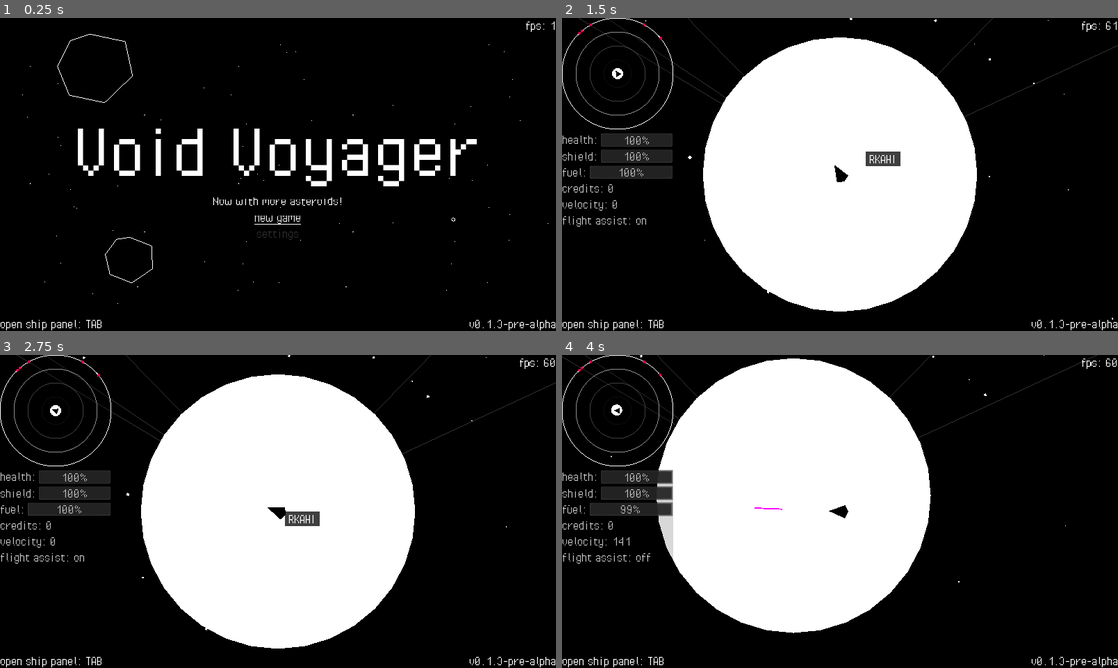
Above: before the commit, frames 1-4 (two rows, left to right).
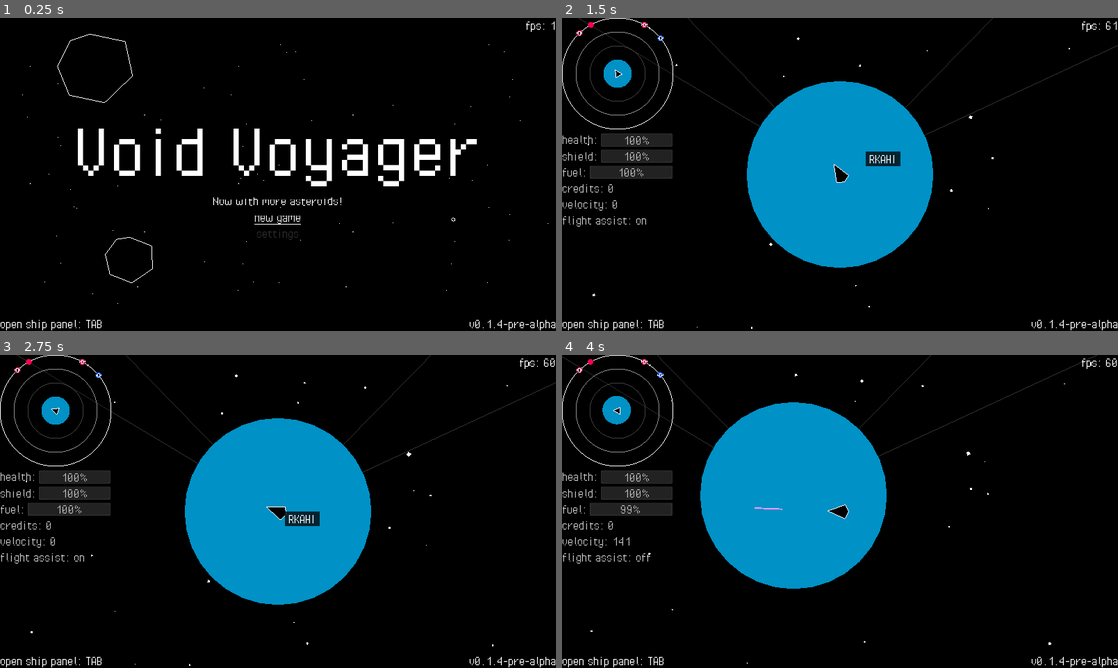
Above: after the commit, the same moments.

Repository: fossqueen/void-voyager-old
Game: Godot game, scene res://main.tscn
Same seed, same stepped clock (60 frames per second), same inputs: the game is played once before the commit and once after it.
Inputs (mouse positions are in pixels of both pictures, inside the frame that each line leads up to):
- Up to frame 1 (0.25 s): no input
- Up to frame 2 (1.5 s): click "new game" at 0.5 s; tap Enter (ui_accept) at 1.25 s; drag from (840, 174) to (895, 105) at 1.27 s
- Up to frame 3 (2.75 s): tap Enter (ui_accept) at 2 s; drag from (166, 527) to (278, 511) at 2.02 s
- Up to frame 4 (4 s): move the mouse to (895, 442) at 2.77 s; hold D (thrust_right) 2.78-3.5 s; hold Enter (ui_accept) 2.78-3.5 s; tap Space (flight_assist) at 2.85 s; click (895, 442) at 2.92 s; drag from (812, 574) to (673, 464) at 3.52 s

The runs differ from the first frame. In frame 1, less than 0.1% of the frame differs, in the area x 89-91%, y 96-100%; in frame 2, 34%; in frame 3, 34%, in the area x 2-92%, y 0-100%; in frame 4, 34%.

Commit message:
Stations generate in galaxy. Stopping point, needs more work before functional

Diff:
--- a/galaxy/galaxy-generator.gd
+++ b/galaxy/galaxy-generator.gd
@@ -8,6 +8,7 @@
 
 const OBJECT_RINGS_CHANCE: int = 25 # % chance of planet spawning rings
 const OBJECT_MOON_CHANCE: int = 25 # % chance of planet spawning moon(s)
+const OBJECT_STATION_CHANCE: int = 50 # % chance of station spawning on objects
 
 const OBJECT_DISTANCE_MIN:float = 4000.00
 const OBJECT_DISTANCE_MAX:float = 12000.00
@@ -17,6 +18,10 @@
 
 const ASTEROID_BELT_CHANCE: int = 5 # % chance of object being an asteroid belt
 const MAX_ALLOWED_BELTS: int = 1 # maximum amount of asteroid belts per system, 1 is optimal for low-spec
+
+const STATION_NAME_POOL: Array = ["Barker", "Atlas", "Springfield", "Alyx", "Apoapsis", "Periapsis", "Brendan", "Preston", "Light", "Blueshift", "Redshift", "Rousseau", "Locke", "Burke", "Argyle", "Devin"]
+const STATION_SUFFIX_POOL: Array = ["Orbital", "Dock", "Station", "Terminal", "Port", "Outpost", "Installation", "Colony", "Reach"]
+
 
 func random_string(length: int) -> String:
 	var characters: String = "ABCDEFGHIJKLMNOPQRSTUVWXYZ"
@@ -49,6 +54,10 @@
 	var moons: bool = true if randi() % 100 + 1 <= OBJECT_MOON_CHANCE else false
 	var moon_type: int = 1 # only 1 type for now, just future-proofing
 	var moon_distance = radius * 10 # need to dial this, sometime gets really weird results
+
+	var has_station: bool = false
+	if not rings:
+		has_station = true if randi() % 100 + 1 <= OBJECT_STATION_CHANCE else false
 
 	var type = "Black Hole" if mass > 1500.00 and radius < 136 else "Terrestrial" if mass > 256.00 else "Gas Giant"
 
@@ -75,6 +84,18 @@
 		"Moons": moons,
 		"MoonType": moon_type,
 		"MoonDistance": moon_distance,
+		"Station": generate_station(moon_distance) if has_station else {"Exists": false},
+	}
+
+
+func generate_station(moon_distance: float) -> Dictionary:
+
+	return {
+		"Exists": true, # keeps track of stations existance, could be useful for destroying systems in the future
+		"Name": STATION_NAME_POOL[randi() % STATION_NAME_POOL.size()] + " " + STATION_SUFFIX_POOL[randi() % STATION_SUFFIX_POOL.size()],
+		"Size": randi() % 2, # 3 sizes, small(0), medium(1), large(2)
+		"Distance": moon_distance * 1.25, #hardcoded distance from planet
+		"State": 0, # hardcoded 'normal' state
 	}
 
 
--- a/global.gd
+++ b/global.gd
@@ -1,7 +1,7 @@
 extends Node
 
 const TITLE: String = "Void Voyager"
-const VERSION: String = "v0.1.3-pre-alpha"
+const VERSION: String = "v0.1.4-pre-alpha"
 
 var player
 var main
--- a/planet/planet-controller.gd
+++ b/planet/planet-controller.gd
@@ -9,9 +9,10 @@
 export var rings: bool = false
 var moons: bool
 var moon_type: int = 1
-var moon_distance = 1000
+var moon_distance = 128
 var system_name
 var gravity = radius / 5.22
+var station = {}
 
 export var rotation_speed: float = 1
 
--- a/planet/planet.gd
+++ b/planet/planet.gd
@@ -13,6 +13,7 @@
 var clouds = load("res://planet/textures/clouds.tscn")
 var asteroid_spawner = load("res://asteroid/asteroid-spawner.tscn")
 var moon_spawner = load("res://planet/moon.tscn")
+var station_spawner = load("res://station/station.tscn")
 export var debug_color: Color
 
 var radar_icon = "planet"
@@ -71,6 +72,15 @@
 		spawn_moon.distance = parent.moon_distance
 		spawn_moon.rotation = deg2rad(rand_range(0, 360))
 		add_child(spawn_moon)
+	if not parent.station == {}:
+		if parent.station["Exists"] == true:
+			var new_station = station_spawner.instance()
+			new_station.station_name = parent.station["Name"]
+			new_station.station_distance = parent.station["Distance"]
+			new_station.station_size = parent.station["Size"]
+			new_station.station_state = parent.station["State"]
+			add_child(new_station)
+
 
 # signals
 func _on_Body_mouse_entered():
--- a/player/player.gd
+++ b/player/player.gd
@@ -139,6 +139,33 @@
 		reset_state = false
 
 
+func dock(station_controller: Node) -> void:
+	set_deferred("mode", MODE_KINEMATIC)
+	$CollisionPolygon2D.disabled = true
+	set_process(false)
+	set_process_input(false)
+	set_process_unhandled_input(false)
+	hide()
+	$UI.radar.hide()
+	$UI.player_stats.hide()
+	camera.current = false
+	station_controller.camera.current = true
+
+
+func undock(station_position: Vector2, station_controller: Node) -> void:
+	global_position = station_position
+	$CollisionPolygon2D.disabled = false
+	set_process(true)
+	set_process_input(true)
+	set_process_unhandled_input(true)
+	set_deferred("mode", MODE_RIGID)
+	show()
+	$UI.radar.show()
+	$UI.player_stats.show()
+	station_controller.current = false
+	camera.current = true
+
+
 func set_variables() -> void:
 	Global.player = self
 	$UI/Radar.player = self
--- a/ships/modules/pulse-laser/laser.tscn
+++ b/ships/modules/pulse-laser/laser.tscn
@@ -10,14 +10,14 @@
 collision_layer = 0
 monitorable = false
 script = ExtResource( 1 )
-color = Color( 100, 0, 100, 1 )
+color = Color( 1.3, 0.6, 1.3, 1 )
 length = 64
 speed = 300
 
 [node name="Line2D" type="Line2D" parent="."]
 points = PoolVector2Array( 64, 0, 0, 0 )
 width = 3.0
-default_color = Color( 100, 0, 100, 1 )
+default_color = Color( 1.3, 0.6, 1.3, 1 )
 
 [node name="CollisionShape2D" type="CollisionShape2D" parent="."]
 position = Vector2( 32, 0 )
--- /dev/null
+++ b/station/station-object.gd
@@ -0,0 +1,7 @@
+extends Area2D
+
+var radar_icon = "station"
+
+
+func _draw():
+	draw_circle(Vector2.ZERO, 64, Color.orchid)
--- a/station/station.gd
+++ b/station/station.gd
@@ -1,23 +1,26 @@
 extends Node2D
 
-const STATION_NAME_POOL: Array = ["Barker", "Atlas", "Springfield", "Alyx", "Apoapsis", "Periapsis", "Brendan", "Preston", "Reach", "Light", "Blueshift", "Redshift", "Rousseau", "Locke", "Burke"]
-const STATION_SUFFIX_POOL: Array = ["Orbital", "Dock", "Station", "Terminal", "Port", "Outpost", "Installation", "Colony"]
+
 const STATION_MAX_HEALTH: int = 1000
-const RADAR_ICON: String = "station"
 
 enum STATE { normal, construction, emergency, repair }
 enum REPUTATION { hostile, disliked, neutral, liked, admired }
 enum SIZE { small, medium, large } # will influence commodity quantites and mission types eventually
 enum MISSION_TYPES { bounty, courier, passenger, source, explore }
 
-var station_name: String
+var station_name: String = ""
 var station_health: float
+var station_distance: float
+
 export(SIZE) var station_size: int = SIZE.small
 export(STATE) var station_state: int = STATE.normal
 
 onready var ui = $StationUI
+onready var station = $Station
+onready var camera = $Station/Camera
 
 var available_missions: Array = []
+var mouse_entered: bool = false
 
 
 func generate_mission(): # will generate missions based on a number of variables
@@ -26,13 +29,13 @@
 	#var mission_type = 0 # comment out, used to test specific mission types
 
 	if mission_type == MISSION_TYPES.bounty:
-		print("Generating bounty mission...")
+		print("Station: Generating bounty mission...")
 
 		var target_quantity = randi() % 10 # random quantity of bounties, could work reputation into this calculation
 
 		var reward = target_quantity * 10000 # hardcoded 10k credits per bounty
 
-		print("Destroy %s pirates. Reward: %s credits." % [target_quantity, reward])
+		print("Mission: Destroy %s pirates. Reward: %s credits." % [target_quantity, reward])
 
 		return{
 			"Type": mission_type,
@@ -43,21 +46,21 @@
 		}
 
 	if mission_type == MISSION_TYPES.courier:
-		print("Generating courier mission...")
+		print("Station: Generating courier mission...")
 		return{
 			"Title": "Courier Job",
 			"Reward": "0 credits",
 		}
 
 	if mission_type == MISSION_TYPES.passenger:
-		print("Generating passenger mission...")
+		print("Station: Generating passenger mission...")
 		return{
 			"Title": "Passenger Request",
 			"Reward": "0 credits",
 		}
 
 	if mission_type == MISSION_TYPES.source:
-		print("Generating source mission...")
+		print("Station: Generating source mission...")
 
 		var BASE_REWARD: int = 10
 
@@ -71,7 +74,7 @@
 
 		var reward = BASE_REWARD * target_quantity * Items.DATABASE[target_item]["Cost"] # reward based on quantity and cost of item
 
-		print("Source %s units of %s. Reward: %s credits." % [target_quantity , Items.DATABASE[target_item]["Name"], reward])
+		print("Mission: Source %s units of %s. Reward: %s credits." % [target_quantity , Items.DATABASE[target_item]["Name"], reward])
 
 		return {
 			"Type": mission_type,
@@ -82,7 +85,7 @@
 		}
 
 	if mission_type == MISSION_TYPES.explore:
-		print("Generating exploration mission...")
+		print("Station: Generating exploration mission...")
 		return{
 			"Title": "Exploration Contract",
 			"Reward": "0 credits",
@@ -98,3 +101,31 @@
 
 	ui.available_missions = available_missions
 	ui.refresh_missions()
+	$Station.position.x = station_distance
+
+
+func _physics_process(_delta):
+	rotation += 0.00005
+
+
+func _draw():
+	draw_arc(Vector2.ZERO, station_distance, 0, deg2rad(360), 100, Color(1, 1, 1, 0.1))
+
+
+func _unhandled_input(event):
+	if event.is_action_pressed("ui_accept") and mouse_entered and station.global_position.distance_to(Global.player.global_position) < 360:
+		ui.show()
+		Global.player.dock(self)
+
+
+func _on_Station_mouse_entered():
+	mouse_entered = true
+
+	$UI/ToolTip/Label.text = station_name + "\nPress ENTER to dock."
+	$UI/ToolTip.show()
+
+
+func _on_Station_mouse_exited():
+	mouse_entered = false
+
+	$UI/ToolTip.hide()
--- a/station/station.tscn
+++ b/station/station.tscn
@@ -1,9 +1,32 @@
-[gd_scene load_steps=3 format=2]
+[gd_scene load_steps=6 format=2]
 
 [ext_resource path="res://station/station.gd" type="Script" id=1]
 [ext_resource path="res://station/ui/station-ui.tscn" type="PackedScene" id=2]
+[ext_resource path="res://station/station-object.gd" type="Script" id=3]
+[ext_resource path="res://ui/tooltip/tooltip.tscn" type="PackedScene" id=4]
 
-[node name="Station" type="Node2D" groups=["station"]]
+[sub_resource type="CircleShape2D" id=1]
+radius = 256.0
+
+[node name="StationController" type="Node2D" groups=["station"]]
 script = ExtResource( 1 )
 
 [node name="StationUI" parent="." instance=ExtResource( 2 )]
+visible = false
+
+[node name="UI" type="CanvasLayer" parent="."]
+
+[node name="ToolTip" parent="UI" instance=ExtResource( 4 )]
+visible = false
+
+[node name="Station" type="Area2D" parent="." groups=["radar_objects"]]
+script = ExtResource( 3 )
+
+[node name="Collider" type="CollisionShape2D" parent="Station"]
+shape = SubResource( 1 )
+
+[node name="Camera" type="Camera2D" parent="Station"]
+zoom = Vector2( 4, 4 )
+
+[connection signal="mouse_entered" from="Station" to="." method="_on_Station_mouse_entered"]
+[connection signal="mouse_exited" from="Station" to="." method="_on_Station_mouse_exited"]
--- a/station/ui/station-ui.gd
+++ b/station/ui/station-ui.gd
@@ -3,8 +3,14 @@
 onready var mission_scene = load("res://station/ui/mission.tscn")
 
 onready var available_missions_list = $Margin/Body/Missions/Available/Scroll/List
+onready var station_name = $Margin/Body/StationName
 
 var available_missions = []
+
+
+func _ready():
+	station_name.text = get_parent().station_name
+
 
 func refresh_missions():
 	for contract in available_missions:
@@ -12,3 +18,8 @@
 		new_mission.title = contract["Title"]
 		new_mission.reward = str(contract["Reward"]) + " credits"
 		available_missions_list.add_child(new_mission)
+
+
+func _on_Close_pressed():
+	hide()
+	Global.player.undock(get_parent().station.global_position, get_parent().camera)
--- a/station/ui/station-ui.tscn
+++ b/station/ui/station-ui.tscn
@@ -6,7 +6,7 @@
 [ext_resource path="res://station/ui/station-ui.gd" type="Script" id=4]
 
 [sub_resource type="StyleBoxFlat" id=1]
-bg_color = Color( 0, 0, 0, 1 )
+bg_color = Color( 0, 0, 0, 0.5 )
 border_width_left = 1
 border_width_top = 1
 border_width_right = 1
@@ -240,3 +240,20 @@
 margin_right = 421.0
 margin_bottom = 32.0
 text = "Decline"
+
+[node name="Close" type="HBoxContainer" parent="."]
+anchor_right = 1.0
+margin_top = 32.0
+margin_right = -32.0
+margin_bottom = 20.0
+theme = ExtResource( 2 )
+alignment = 2
+
+[node name="Close" type="Button" parent="Close"]
+margin_left = 1218.0
+margin_right = 1248.0
+margin_bottom = 32.0
+text = " X "
+flat = true
+
+[connection signal="pressed" from="Close/Close" to="." method="_on_Close_pressed"]
--- a/system/system.gd
+++ b/system/system.gd
@@ -63,4 +63,5 @@
 		new_planet.rotation = deg2rad(rand_range(0, 360))
 		new_planet.system_name = system["Name"]
 		new_planet.name = system["Name"] + system["Objects"][i]["Name"]
+		new_planet.station = system["Objects"][i]["Station"]
 		add_child(new_planet)
--- a/ui/radar/map-marker.gd
+++ b/ui/radar/map-marker.gd
@@ -1,7 +1,7 @@
 extends Node2D
 
 var center = Vector2(0, 0)
-export var radius = 4
+export var radius = 16
 var start_angle = 0
 var end_angle = deg2rad(360)
 var point_count = 32
--- a/ui/radar/planet-marker.tscn
+++ b/ui/radar/planet-marker.tscn
@@ -4,4 +4,4 @@
 
 [node name="PlanetMarker" type="Node2D" groups=["radar_markers"]]
 script = ExtResource( 1 )
-radius = 6
+radius = 12
--- a/ui/radar/radar.gd
+++ b/ui/radar/radar.gd
@@ -9,8 +9,9 @@
 onready var planet_marker = load("res://ui/radar/planet-marker.tscn")
 onready var asteroid_marker = load("res://ui/radar/asteroid-marker.tscn")
 onready var moon_marker = load("res://ui/radar/moon-marker.tscn")
+onready var station_marker = load("res://ui/radar/station-marker.tscn")
 
-onready var icons = {"star": star_marker, "planet": planet_marker, "asteroid": asteroid_marker, "moon": moon_marker, "npc": ship_marker}
+onready var icons = {"star": star_marker, "planet": planet_marker, "asteroid": asteroid_marker, "moon": moon_marker, "npc": ship_marker, "station": station_marker}
 
 var grid_scale
 var markers = {}
@@ -29,7 +30,7 @@
 			if $Panel.get_rect().has_point(obj_pos + $Panel.rect_position):
 				markers[i].scale = Vector2(1, 1)
 			else:
-				markers[i].scale = Vector2(0.40, 0.40)
+				markers[i].scale = Vector2(0.5, 0.5)
 			obj_pos = clamp_circle(obj_pos, 128)
 			markers[i].position = obj_pos
 		else:
@@ -47,6 +48,8 @@
 			new_marker.color = object.color
 		elif object.radar_icon == "moon":
 			new_marker.color = object.self_modulate
+		elif object.radar_icon == "station":
+			pass
 		else:
 			continue
 		$Panel.add_child(new_marker)
--- a/ui/radar/star-marker.tscn
+++ b/ui/radar/star-marker.tscn
@@ -4,4 +4,4 @@
 
 [node name="StarMarker" type="Node2D" groups=["radar_markers"]]
 script = ExtResource( 1 )
-radius = 12
+radius = 32
--- /dev/null
+++ b/ui/radar/station-marker.gd
@@ -0,0 +1,11 @@
+tool
+extends Node2D
+
+var player = false
+export var points: PoolVector2Array
+export var points2: PoolVector2Array
+
+func _draw():
+	draw_polyline(points2, Color.white, 1, false)
+	draw_colored_polygon(points, Color.black)
+	draw_polyline(points, Color.white, 1, false)
--- /dev/null
+++ b/ui/radar/station-marker.tscn
@@ -0,0 +1,8 @@
+[gd_scene load_steps=2 format=2]
+
+[ext_resource path="res://ui/radar/station-marker.gd" type="Script" id=1]
+
+[node name="StationMarker" type="Node2D" groups=["radar_markers"]]
+script = ExtResource( 1 )
+points = PoolVector2Array( -4, -8, 4, -8, 4, 8, -4, 8, -4, -8 )
+points2 = PoolVector2Array( -12, -4, -12, 4, -12, 0, 12, 0, 12, -4, 12, 4 )
